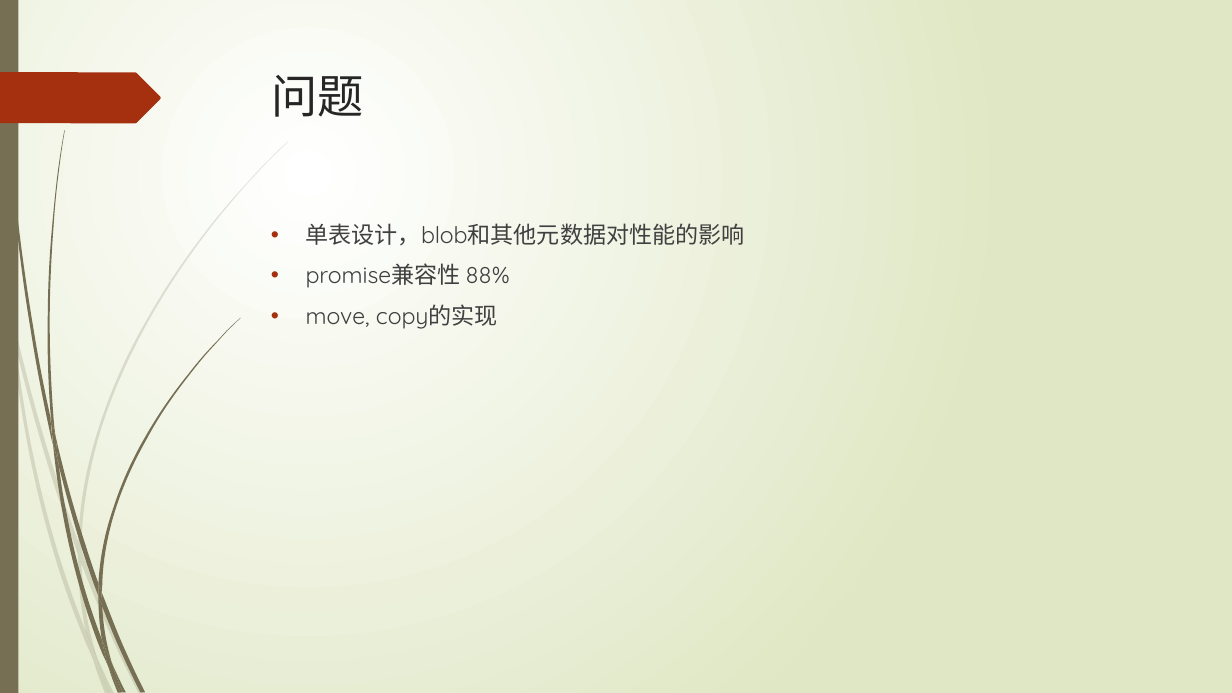
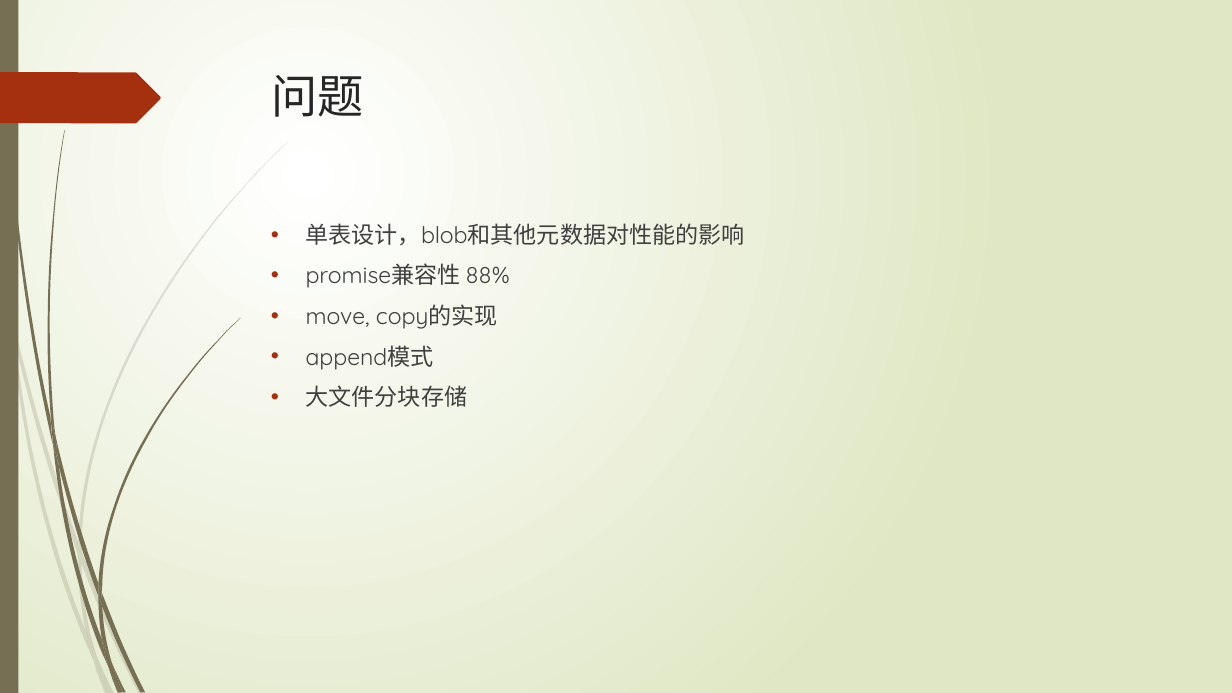
Before and after one commit to xiangwenhu/FileSystem, a slide deck: slide 15 of docs/浏览器大型文件存储.pptx (slide 14 before the commit). Drawn at 1232x693 pixels with LibreOffice and Linux fonts; fonts in the diff are those of the drawing. Boxes give left, top, right and bottom in pixels: in the first picture for what was removed or moved away, otherwise in the second. Text is boxed around its words. In the diff, an @@ line names an element or a change of style, - is before the commit and + after.

```diff
--- a/docs/浏览器大型文件存储.pptx
+++ b/docs/浏览器大型文件存储.pptx
@@ text at (306, 345, 468, 407): paragraphs added @@
+• append模式
+• 大文件分块存储
```
Also in this commit, not shown: 5 other slides changed, 1 slide added.
